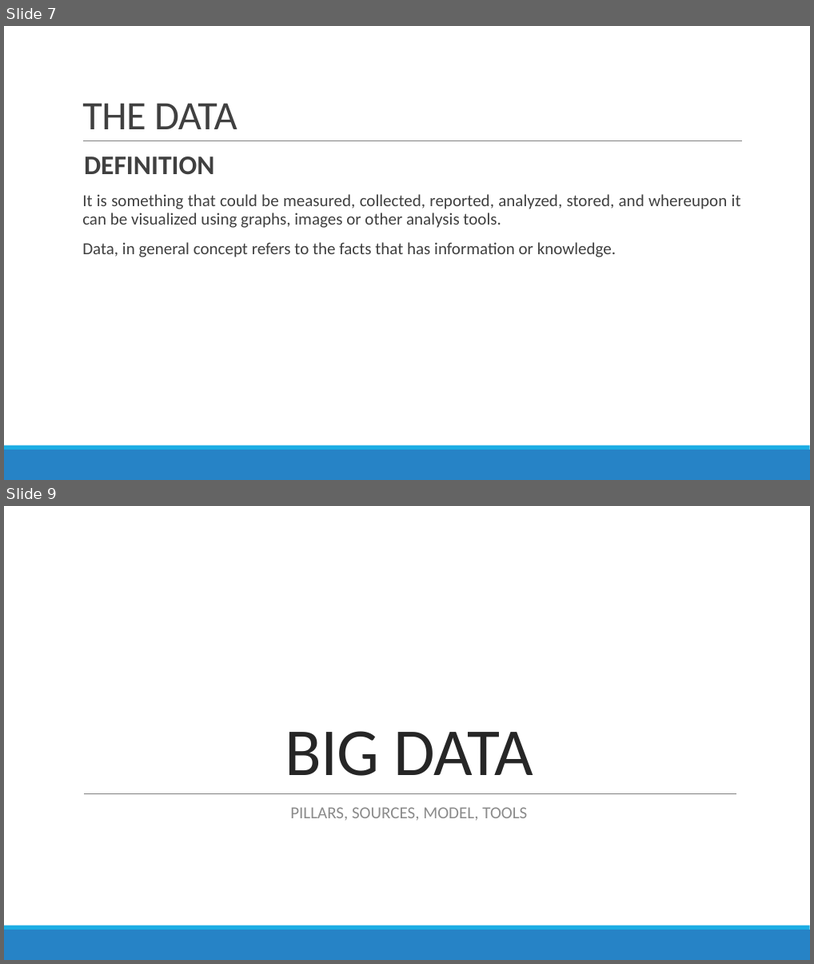
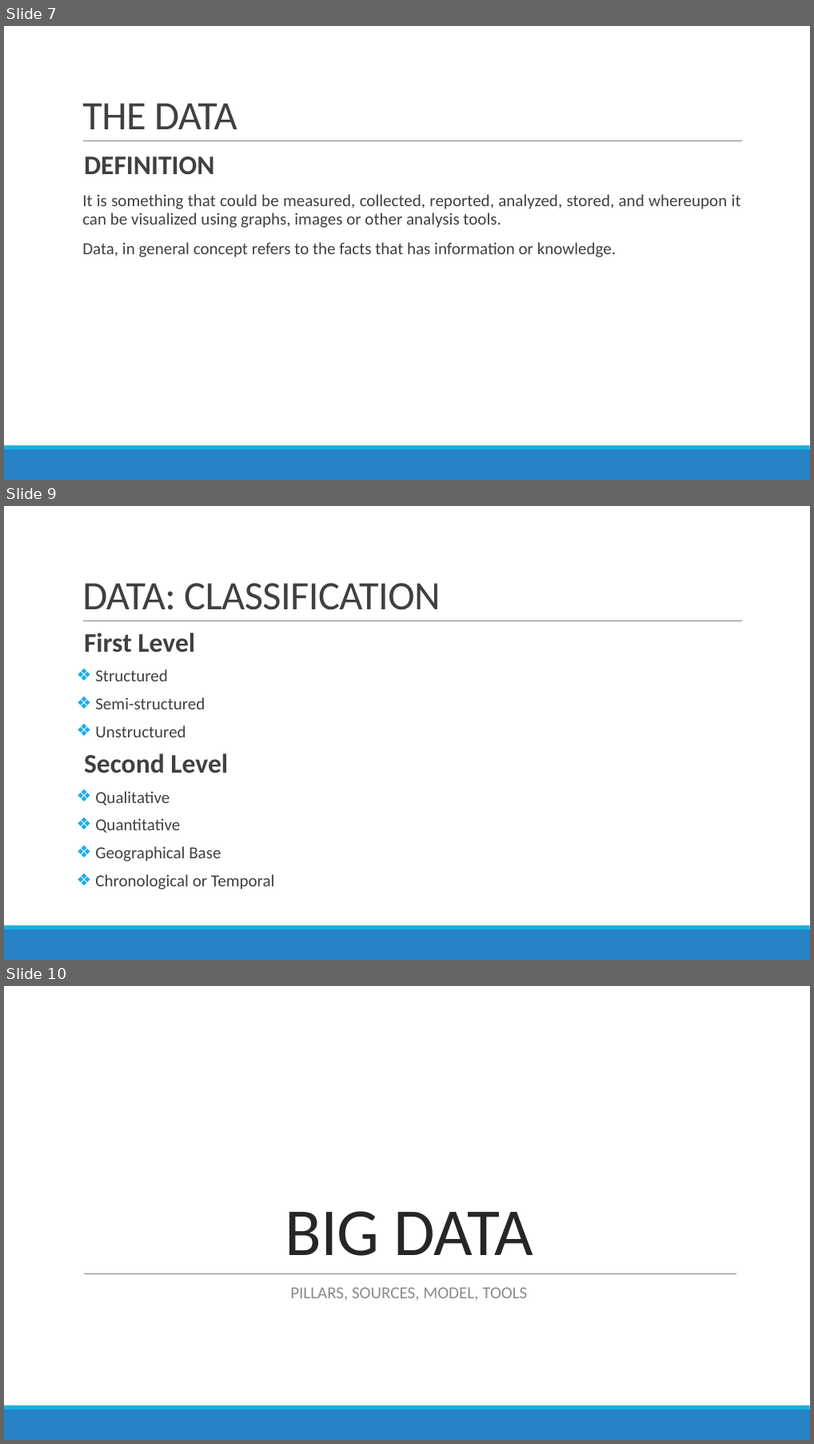
Before and after one commit to DistributedSystems-Fall2018-NEDUET/project-dist_sys, a slide deck: Project Interim Submission/Generic DS Framework.pptx. Shown one above the other, each under a label of ours: slides 7 and 9 before the commit, slides 7, 9 and 10 after it; the slides between them are not shown. The pictures are 814x964 and 814x1444 pixels, drawn with LibreOffice and Linux fonts; fonts in the diff are those of the drawing. Boxes give left, top, right and bottom in pixels: in the first picture for what was removed or moved away, otherwise in the second. Text is boxed around its words. In the diff, an @@ line names an element or a change of style, - is before the commit and + after.

Commit message:
Added Slide: Data Classification
Added new slide: Data Classification

```diff
--- a/Project Interim Submission/Generic DS Framework.pptx
+++ b/Project Interim Submission/Generic DS Framework.pptx
@@ slide 9 added at (4,506,810,960), background #FFFFFF; not listed: 3 template elements that a slide beside it also shows @@
@@ title added at (82,583,440,610), 48 pt, text #404040 @@
+DATA: CLASSIFICATION
@@ text added at (84,632,275,889), 20 pt, text #404040 @@
+  First Level
+❖ Structured
+❖ Semi-structured
+❖ Unstructured
+  Second Level
+❖ Qualitative
+❖ Quantitative
+❖ Geographical Base
+❖ Chronological or Temporal
@@ what was slide 9 is now slide 10 @@
```
Also in this commit, not shown: 1 slide changed.
